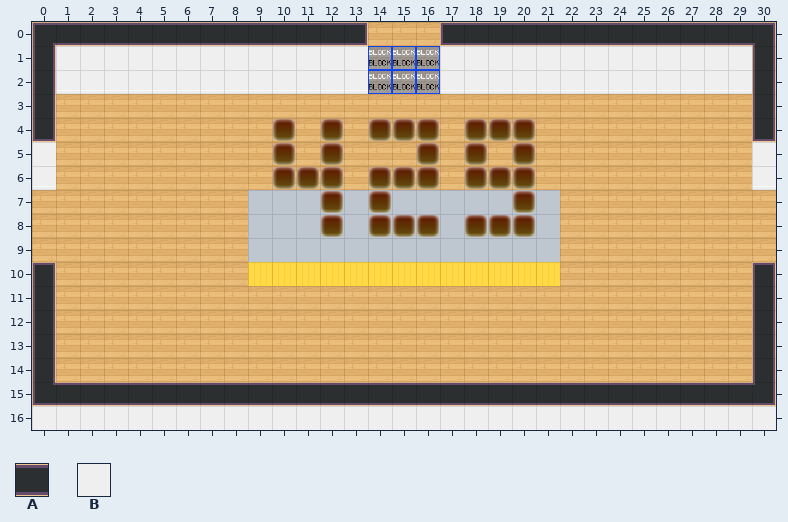
Tiled map (JSON), stored at dist/map/429.json. The first picture shows the starting point.
Cells are 32x32 px. Shown: x 0..30, y 0..16.
Key: from "tileset5_export": A 56, B 62.
_ is an empty cell.
Layers that did not change in this view are not listed.
Layer "door-south" before, first column x 6:
12 ________________
13 ________________
14 ________________
15 _______AAAAA____
16 ________BBB_____
After:
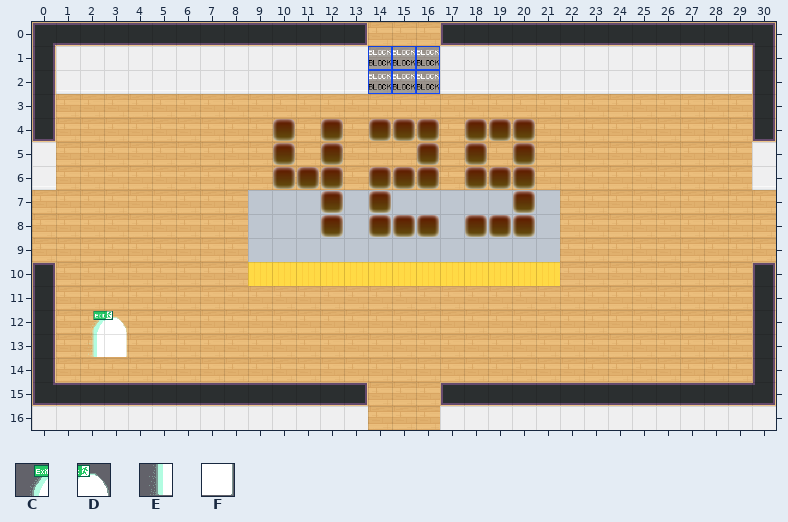
Further tiles: from "worldExit": C 0, D 1, E 2, F 3.
Tiles of an added or newly shown layer are drawn over the layers below it.
Difference:
Layer "block-south" (now hidden):
The author cleared the tile that lay hidden in rows 15 to 16 at x 14 to 16.
Layer "door-south" (now hidden):
The author cleared tile A in row 15 at x 13 to 17.
The author cleared tile B in row 16 at x 14 to 16.
Layer "LOBBY" (added):
The author put tile C in row 12 at x 2.
The author put tile D in row 12 at x 3.
The author put tile E in row 13 at x 2.
The author put tile F in row 13 at x 3.
Pixel boxes of the changes (left, top, right, bottom) in both pictures:
added: (87, 311, 127, 357)
removed: (365, 382, 443, 430)
